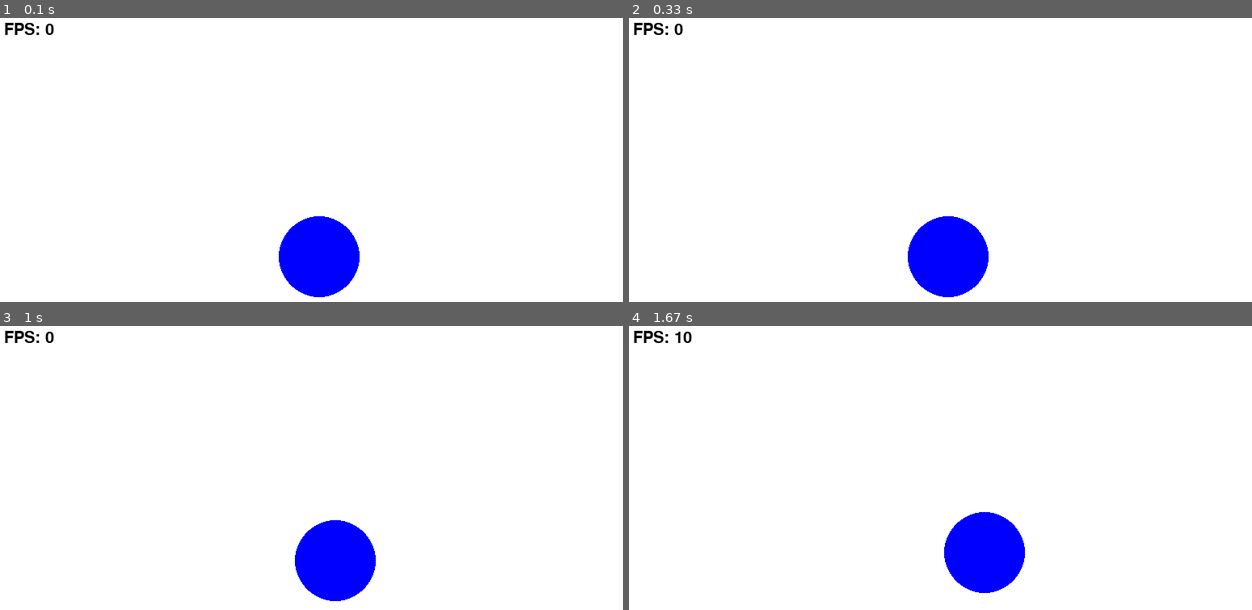
Above: before the commit, frames 1-4 (two rows, left to right).
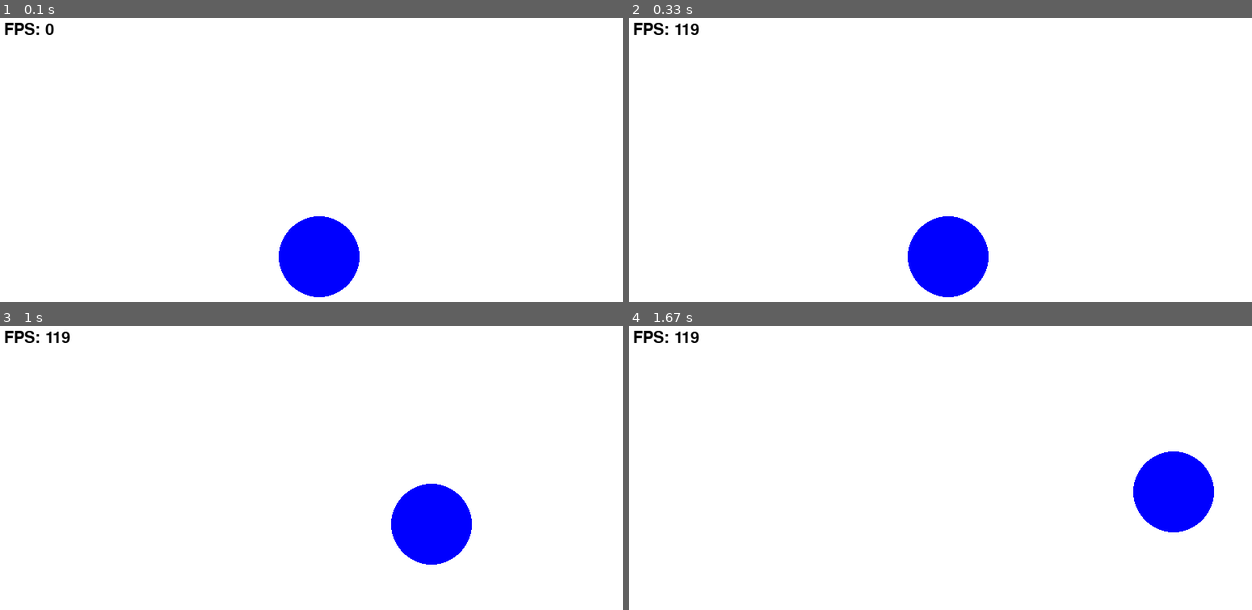
Above: after the commit, the same moments.

Repository: hsh060425/myfirstgame
Game: pygame game, started from vs_hsh/hello_pyame.py
The game is run twice, just before and just after one commit, with the same random seed, the same clock (stepped at 60 frames per second) and the same inputs.
Inputs:
- Up to frame 1 (0.1 s): no input
- Up to frame 2 (0.33 s): no input
- Up to frame 3 (1 s): hold Right 0.33-0.8 s; hold Up from 0.83 s (still down)
- Up to frame 4 (1.67 s): release Up at 1.13 s; hold Right 1.17-1.63 s

Frame 1 is identical in both runs. In frame 2, 0.1% of the frame differs, in the area x 7-12%, y 1-6%; in frame 3, 5.9%, in the area x 7-76%, y 1-97%; in frame 4, 5.8%.

Commit message:
delttimeadd
델타타임을 넣어  같은시간에 같은 수치만큼 이동 시키기

Diff:
--- a/vs_hsh/hello_pyame.py
+++ b/vs_hsh/hello_pyame.py
@@ -3,7 +3,7 @@
 
 pygame.init()
 screen = pygame.display.set_mode((800, 600))
-pygame.display.set_caption("Moving Circle")
+pygame.display.set_caption("FPS Independent Movement")
 
 WHITE = (255, 255, 255)
 BLUE = (0, 0, 255)
@@ -11,41 +11,47 @@
 
 font = pygame.font.SysFont(None, 30)
 
-# --- 새로운 변수 추가 ---
-circle_x = 400  # 원의 가로 위치
-circle_y = 300  # 원의 세로 위치
-speed = 5       # 원이 한 번에 움직일 속도(픽셀)
+# 위치 변수 (소수점 계산을 위해 실수로 설정)
+circle_x = 400.0
+circle_y = 300.0
+
+# 속도 설정: "1초에 몇 픽셀을 갈 것인가?" (예: 1초에 300픽셀)
+speed = 300
 
 clock = pygame.time.Clock()
 running = True
 
 while running:
+    # 1. 델타 타임 계산 (지난 프레임으로부터 몇 초가 흘렀는지 계산)
+    # clock.tick(60)은 밀리초(ms)를 반환하므로 1000으로 나누어 '초' 단위로 만듭니다.
+    dt = clock.tick(120) / 1000.0
+
     for event in pygame.event.get():
         if event.type == pygame.QUIT:
             running = False
 
-    # --- 키보드 입력 확인 ---
-    keys = pygame.key.get_pressed() # 현재 눌린 모든 키의 상태를 가져옵니다.
-    if keys[pygame.K_LEFT]:         # 왼쪽 방향키가 눌렸다면
-        circle_x -= speed
-    if keys[pygame.K_RIGHT]:        # 오른쪽 방향키가 눌렸다면
-        circle_x += speed
-    if keys[pygame.K_UP]:           # 위쪽 방향키가 눌렸다면
-        circle_y -= speed
-    if keys[pygame.K_DOWN]:         # 아래쪽 방향키가 눌렸다면
-        circle_y += speed
+    keys = pygame.key.get_pressed()
+
+    # 2. 이동 공식: 위치 += 속도 * 시간(dt)
+    if keys[pygame.K_LEFT]:
+        circle_x -= speed * dt
+    if keys[pygame.K_RIGHT]:
+        circle_x += speed * dt
+    if keys[pygame.K_UP]:
+        circle_y -= speed * dt
+    if keys[pygame.K_DOWN]:
+        circle_y += speed * dt
 
     screen.fill(WHITE)
 
-    # 원을 그릴 때 고정된 좌표 대신 변수(circle_x, circle_y)를 사용합니다.
-    pygame.draw.circle(screen, BLUE, (circle_x, circle_y), 50)
+    # 원 그리기 (좌표는 정수여야 하므로 int로 변환)
+    pygame.draw.circle(screen, BLUE, (int(circle_x), int(circle_y)), 50)
 
     # FPS 출력
     fps_text = font.render(f"FPS: {int(clock.get_fps())}", True, BLACK)
     screen.blit(fps_text, (10, 10))
 
     pygame.display.flip()
-    clock.tick(10)
 
 pygame.quit()
 sys.exit()
